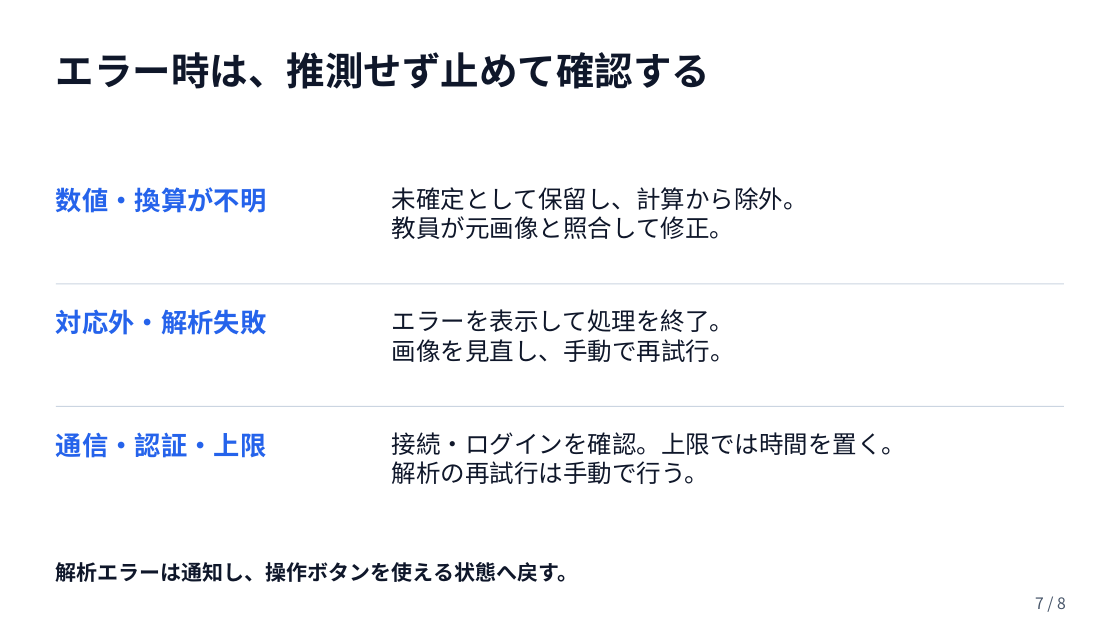
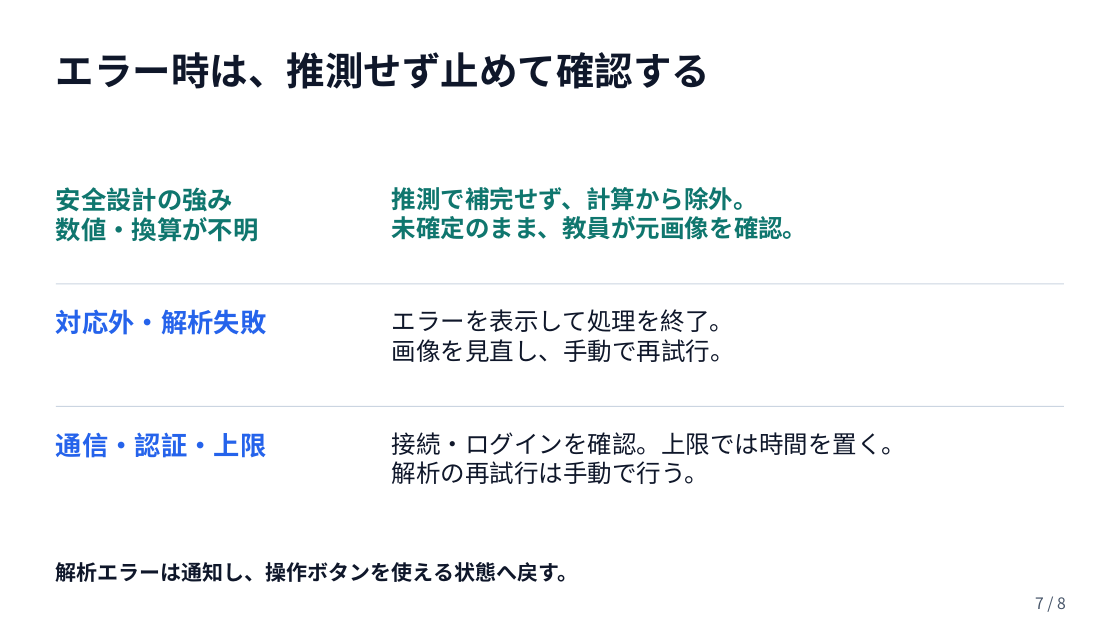
Before and after one commit to Devfest-Hackathon-2026/df-2026-t051, a slide deck: slide 7 of submission/プレゼンスライド_Alpha & Omega.pptx. Drawn at 1120x630 pixels with LibreOffice and Linux fonts; fonts in the diff are those of the drawing. Boxes give left, top, right and bottom in pixels: in the first picture for what was removed or moved away, otherwise in the second. Text is boxed around its words. In the diff, an @@ line names an element or a change of style, - is before the commit and + after.

```diff
--- a/submission/プレゼンスライド_Alpha & Omega.pptx
+++ b/submission/プレゼンスライド_Alpha & Omega.pptx
@@ text at (x1=56, y1=187, x2=233, y2=212): paragraph added @@
+安全設計の強み
@@ text at (x1=392, y1=187, x2=808, y2=240): text changed; text colour #0F172A to #0F766E; bold on @@
-未確定として保留し、計算から除外。
-教員が元画像と照合して修正。
+推測で補完せず、計算から除外。
+未確定のまま、教員が元画像を確認。
@@ text at (x1=56, y1=217, x2=259, y2=242): size 22.5 to 21.8 pt, text colour #2563EB to #0F766E in "数値・換算が不明" @@
```
Also in this commit, not shown: 2 other slides changed, 2 other files.
